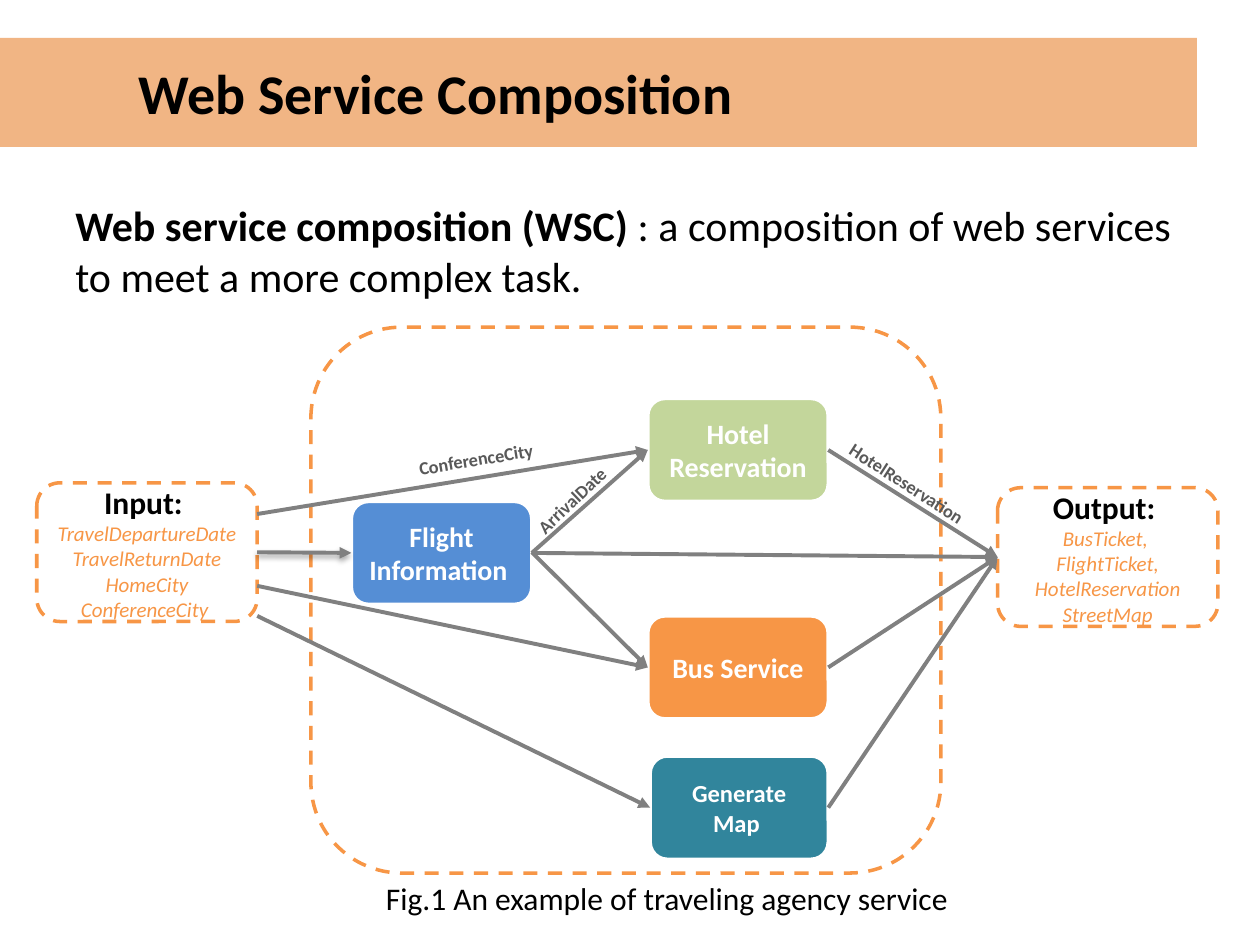
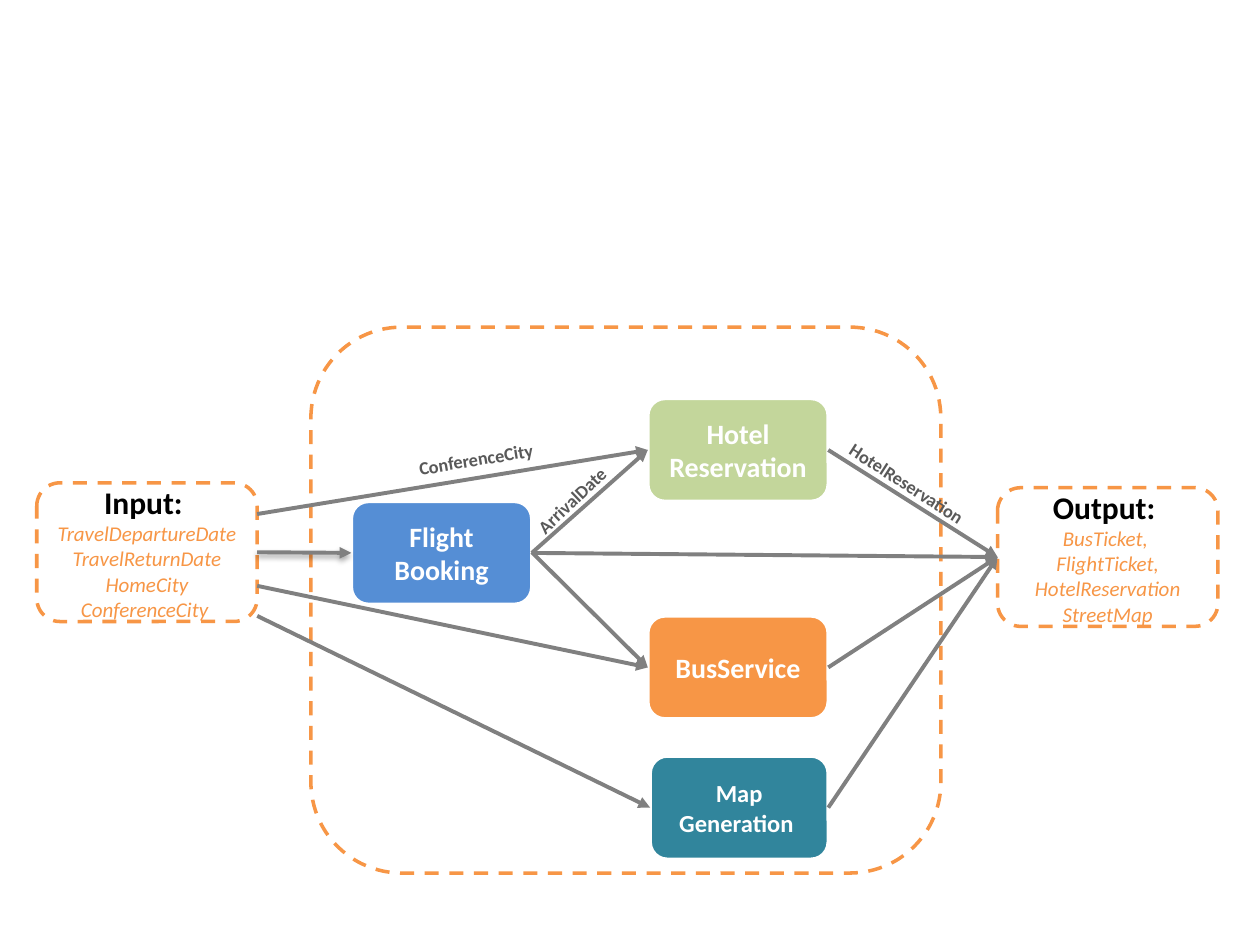
Before and after one commit to chenwangnida/PhD_proposal, a slide deck: slide 5 of FiguresPaper.pptx. Drawn at 1260x945 pixels with LibreOffice and Linux fonts; fonts in the diff are those of the drawing. Boxes give left, top, right and bottom in pixels: in the first picture for what was removed or moved away, otherwise in the second. Text is boxed around its words. In the diff, an @@ line names an element or a change of style, - is before the commit and + after.

```diff
--- a/FiguresPaper.pptx
+++ b/FiguresPaper.pptx
@@ title removed at box(0, 38, 1197, 147) @@
-Web Service Composition
@@ text removed at box(75, 210, 1171, 299) @@
-Web service composition (WSC) : a composition of web services to meet a more complex task.
@@ text in rounded rectangle at box(394, 527, 488, 585): text changed @@
-Flight Information
+Flight Booking
@@ text in rounded rectangle at box(675, 658, 800, 678): spaces changed @@
-Bus Service
+BusService
@@ text in rounded rectangle at box(679, 786, 793, 832): text changed @@
-Generate Map
+Map Generation
@@ text removed at box(386, 888, 948, 916) @@
-Fig.1 An example of traveling agency service
```
Also in this commit, not shown: 2 other slides changed, 1 slide removed, 9 other files.
